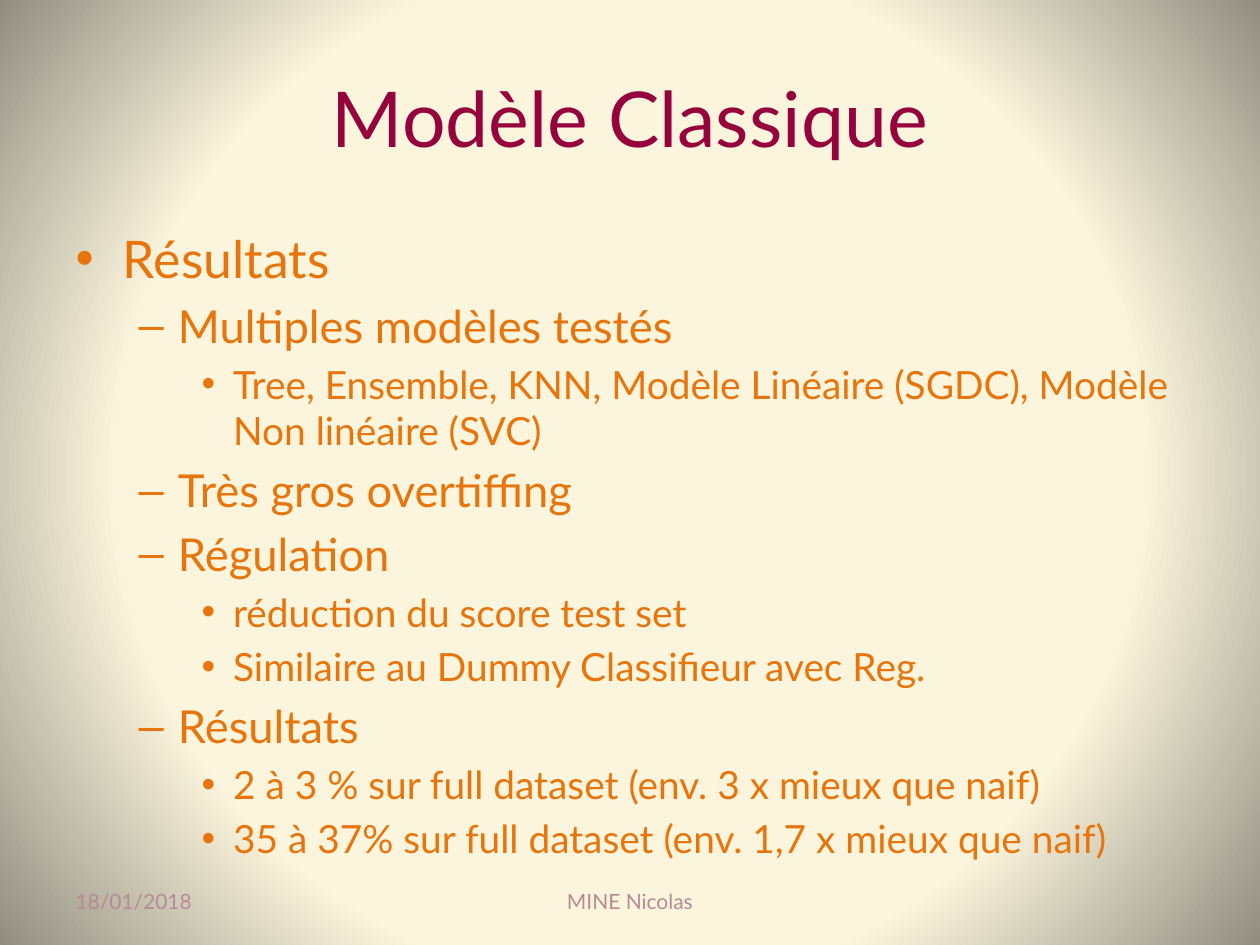
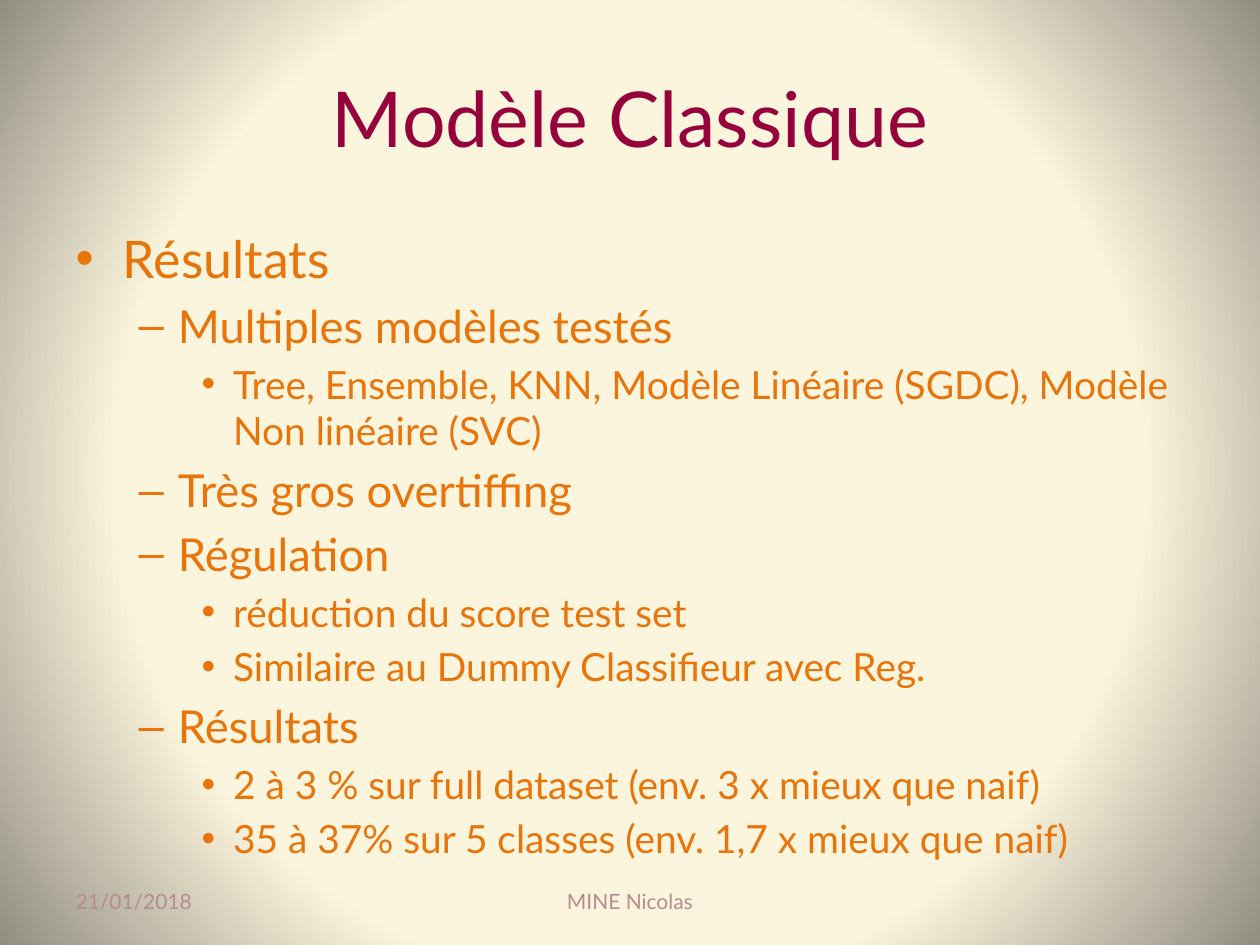
Before and after one commit to Coni63/OC_DS, a slide deck: slide 16 of P7/Presentation_p7.pptx. Drawn at 1260x945 pixels with LibreOffice and Linux fonts; fonts in the diff are those of the drawing. Boxes give left, top, right and bottom in pixels: in the first picture for what was removed or moved away, otherwise in the second. Text is boxed around its words. In the diff, an @@ line names an element or a change of style, - is before the commit and + after.

```diff
--- a/P7/Presentation_p7.pptx
+++ b/P7/Presentation_p7.pptx
@@ text at box(233, 823, 1068, 860): text changed @@
-    • 35 à 37% sur full dataset (env. 1,7 x mieux que naif)
+    • 35 à 37% sur 5 classes (env. 1,7 x mieux que naif)
@@ text at box(76, 894, 192, 909): text changed @@
-18/01/2018
+21/01/2018
```
Also in this commit, not shown: 31 other slides changed, 1 slide added, 12 other files.
